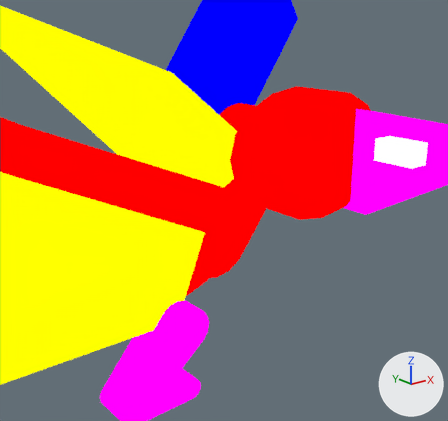
The Blender file assets-source/blender/dinos/pteranodon.blend: old version first, new version second.
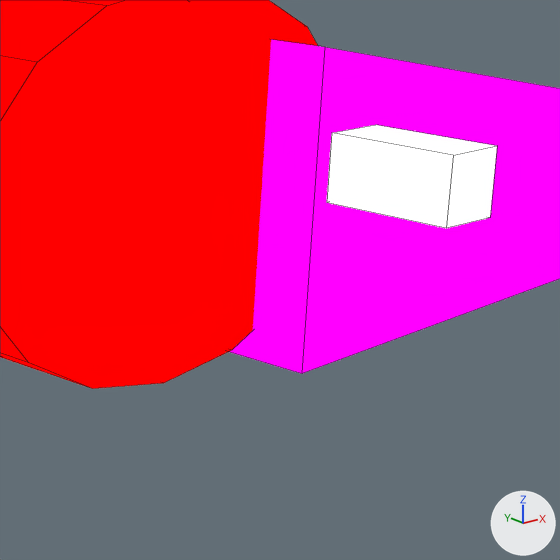
Old and new are each drawn from a 50 mm lens placed at (13.82, -25.03, 22.15), pointed at (29.88, -4.96, 14.12) and again close up on the part from 60% to 100% of the width and 23% to 65% of the height. Lighting does not change. The marker at lower right points along +X, +Y and +Z. The last two pictures show the newer version. The close-ups show mesh edges as thin lines.

Objects in the first close-up: 'DinoTycoon_pteranodon_Pose0_beak', 'DinoTycoon_pteranodon_Pose0_eye', 'DinoTycoon_pteranodon_Pose0_head'.
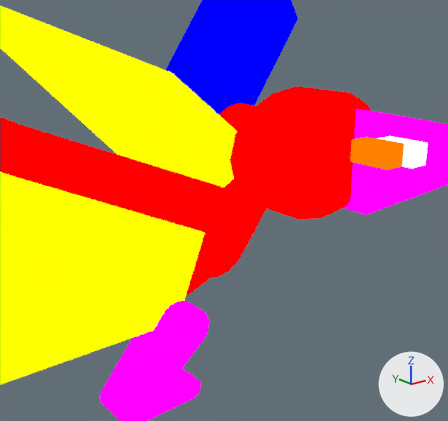
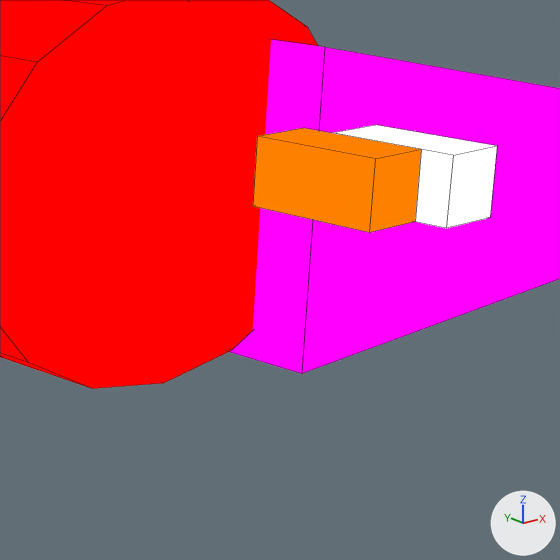
Boxes [x1, y1, x2, y2] around the edits, measured in the close-ups (560 x 560 px):
'DinoTycoon_pteranodon_Pose0_eye_white', added (orange)
    after: [253, 128, 421, 232]

The change, as a diff of the scene's bpy script:
```diff
--- a/assets-source/blender/dinos/pteranodon.blend.py
+++ b/assets-source/blender/dinos/pteranodon.blend.py
@@ mat_dinotycoon_role_y @@
+mat_dinotycoon_role_y = emission_material('DinoTycoon_Role_Y')
+mat_dinotycoon_role_y.base_color = (1.0, 0.216, 0.0)  # orange #ff8000
@@ me_dinotycoon_pteranodon_pose0_eye_white @@
+me_dinotycoon_pteranodon_pose0_eye_white.from_pydata(...)  # a box spanning x 35.0..36.0, y -9.5..-7.5, z 16.0..17.0
+me_dinotycoon_pteranodon_pose0_eye_white.materials.append(mat_dinotycoon_role_y)  # orange #ff8000
@@ ob_dinotycoon_pteranodon_pose0_eye_white @@
+ob_dinotycoon_pteranodon_pose0_eye_white = bpy.data.objects.new('DinoTycoon_pteranodon_Pose0_eye_white', me_dinotycoon_pteranodon_pose0_eye_white)
+ob_dinotycoon_pteranodon_pose0_eye_white.location = (0.0, 0.0, 0.0)
```
